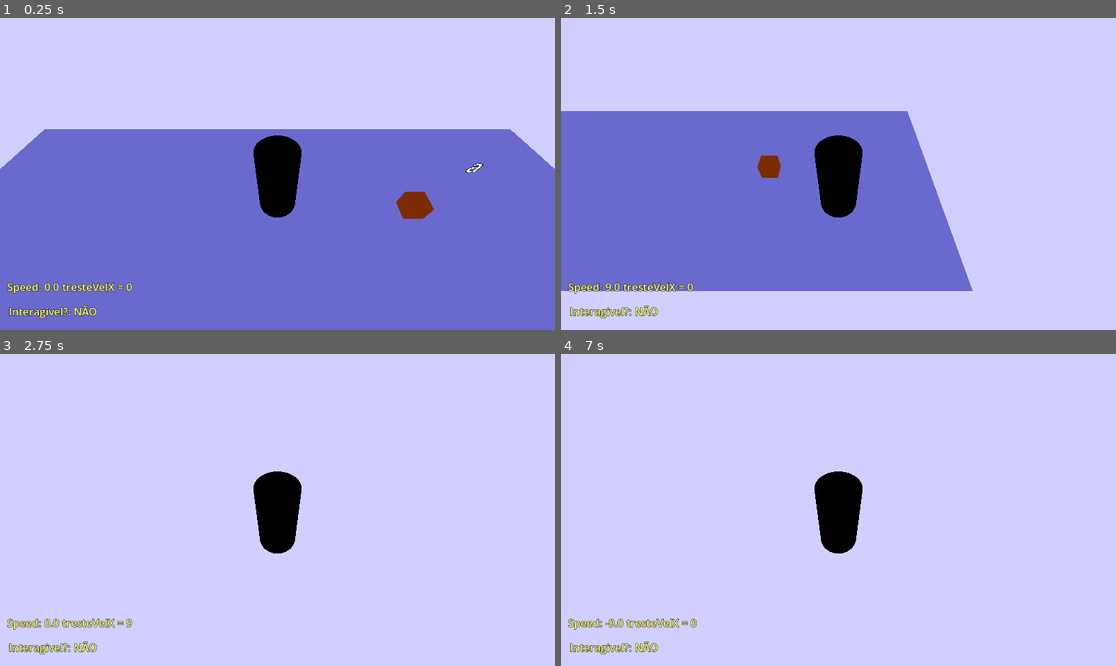
Above: before the commit, frames 1-4 (two rows, left to right).
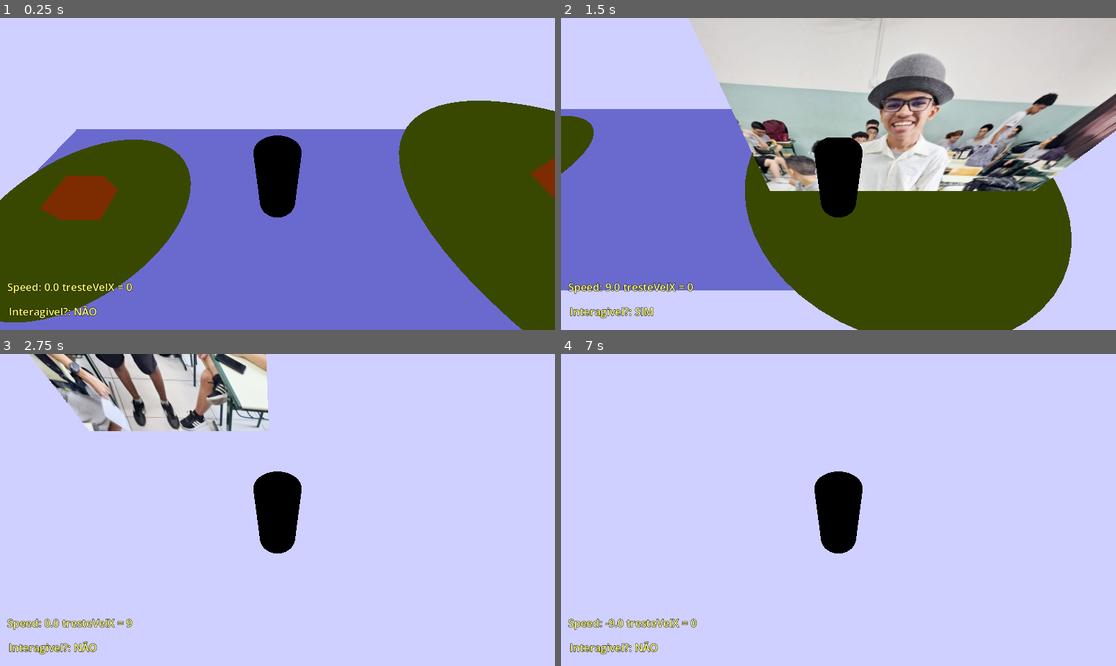
Above: after the commit, the same moments.

Repository: Mingliil/ti-tech-issues
Game: Godot game, scene res://Cenarios/test world.tscn
Same seed, same stepped clock (60 frames per second), same inputs: the game is played once before the commit and once after it. The engine's default icon, where the game draws it, is replaced by a stand-in: a white triangle on a blue panel in a dark square.
Inputs:
- Up to frame 1 (0.25 s): no input
- Up to frame 2 (1.5 s): hold D (direita) 0.53-1.28 s; tap E (Interact) at 0.6, 1.35 s; tap Space (pulo) at 0.77 s; hold S (baixo) from 1.28 s (still down)
- Up to frame 3 (2.75 s): tap Space (pulo) at 1.52 s; release S (baixo) at 2.03 s; hold D (direita) from 2.03 s (still down); hold Shift (Sprint) from 2.03 s (still down); tap E (Interact) at 2.3 s
- Up to frame 4 (7 s): release D (direita) at 2.78 s; release Shift (Sprint) at 2.78 s; hold W (cima) 2.78-3.53 s; tap E (Interact) at 2.85, 3.6, 4.55, 5.1, 5.85, 6.8 s; tap Space (pulo) at 3.02, 3.77, 4.25, 4.52, 5.75, 6.02, 6.77 s; tap Enter at 3.5, 5, 6.5 s; hold A (esquerda) 3.53-5.03 s; tap Shift (Sprint) at 4.35 s; hold S (baixo) 5.03-5.78 s; hold D (direita) 5.78-6.53 s; hold W (cima) from 6.53 s (still down); hold Shift (Sprint) from 6.53 s (still down)

The runs differ from the first frame. In frame 1, 31% of the frame differs, in the area x 0-100%, y 26-100%; in frame 2, 59%, in the area x 0-100%, y 0-100%; in frame 3, 8.8%; in frame 4, less than 0.1%.

Commit message:
aaaaaaaaaaaa

Diff:
--- a/Cenarios/test world.tscn
+++ b/Cenarios/test world.tscn
@@ -38,9 +38,10 @@
 shape = SubResource("BoxShape3D_nynj4")
 
 [node name="Player" parent="." unique_id=1868046579 groups=["Player"] instance=ExtResource("1_sfdph")]
-transform = Transform3D(1, 0, 0, 0, 1, 0, 0, 0, 1, 0, 1.8326708, 0)
+transform = Transform3D(1, 0, 0, 0, 1, 0, 0, 0, 1, -1.3724899, 1.8326708, 0)
 
 [node name="TestNpc" parent="." unique_id=1798192419 instance=ExtResource("2_3vvcd")]
-transform = Transform3D(1, 0, 0, 0, 1, 0, 0, 0, 1, 4, 0.31, 0)
+transform = Transform3D(1.78, 0, 0, 0, 1.78, 0, 0, 0, 1.78, -6.765199, 0.56030035, 0)
 
-[connection signal="interact" from="Player" to="TestNpc" method="_on_player_interact"]
+[node name="TestNpc2" parent="." unique_id=1232378812 instance=ExtResource("2_3vvcd")]
+transform = Transform3D(3.1683996, 0, 0, 0, 3.1683996, 0, 0, 0, 3.1683996, 7.302338, 0.969432, 0)
--- a/Codigos/interacttest.gd
+++ b/Codigos/interacttest.gd
@@ -1,21 +1,27 @@
 extends Node3D
-
+var Player
 var TextoInte
+var IntArea
 # Called when the node enters the scene tree for the first time.
 func _ready() -> void:
 	TextoInte = get_node("Label3D")
-
-	pass # Replace with function body.
+	IntArea = get_node("Area de interação")
+	IntArea.area_entered.connect(_on_area_3d_area_entered)
+	IntArea.area_exited.connect(_on_area_3d_area_exited)
 
 # Called every frame. 'delta' is the elapsed time since the previous frame.
 func _process(delta: float) -> void:
-
 	pass
 
 
 func _on_area_3d_area_entered(area: Area3D) -> void:
 	TextoInte.text = "aperte E para interagir"
+	print("foi")
 	add_to_group("Player")
+	Player = get_tree().get_first_node_in_group("Player")
+	print(Player)
+	if not Player.interact.connect(_on_player_interact):
+		Player.interact.connect(_on_player_interact)
 
 func _on_area_3d_area_exited(area: Area3D) -> void:
 	remove_from_group("Player")
@@ -28,5 +34,7 @@
 			var afonso = get_node("AFONSO")
 			if afonso.visible == false:
 				afonso.visible = true
+				var chat = ResourceLoader.load("res://GUIandHUDS/chat_gui.tscn")
+				add_child(chat)
 			else:
 				afonso.visible = false
--- a/Entidades/NPCTest.tscn
+++ b/Entidades/NPCTest.tscn
@@ -2,6 +2,7 @@
 
 [ext_resource type="Script" uid="uid://cra8h5yh33t8e" path="res://Codigos/interacttest.gd" id="1_badqx"]
 [ext_resource type="Texture2D" uid="uid://csuayriuriygd" path="res://afonso.jpeg" id="2_uwuph"]
+[ext_resource type="PackedScene" uid="uid://du0prqdytllax" path="res://Ferramentas e mais/area_de_interação.tscn" id="3_ir2xh"]
 
 [sub_resource type="StandardMaterial3D" id="StandardMaterial3D_v08gn"]
 vertex_color_use_as_albedo = true
@@ -26,14 +27,8 @@
 transform = Transform3D(1.01, 0, 0, 0, 1.01, 0, 0, 0, 1.01, 0, 0, 0)
 shape = SubResource("BoxShape3D_badqx")
 
-[node name="Area3D" type="Area3D" parent="." unique_id=603486980]
-
-[node name="CollisionShape3D" type="CollisionShape3D" parent="Area3D" unique_id=73869082]
-transform = Transform3D(1, 0, 0, 0, 1, 0, 0, 0, 1, 0, 0.21, 0)
-shape = SubResource("BoxShape3D_badqx")
-
 [node name="Label3D" type="Label3D" parent="." unique_id=1713954065]
-transform = Transform3D(0.9999997, 0, 0, 0, 0.9999997, 0, 0, 0, 0.9999997, 0.0010089593, 2.1407003, 0.328879)
+transform = Transform3D(0.9999997, 0, 0, 0, 0.9999997, 0, 0, 0, 0.9999997, 0.0010089593, 2.3301907, 0.328879)
 layers = 4
 text = "a"
 font_size = 90
@@ -43,5 +38,5 @@
 visible = false
 texture = ExtResource("2_uwuph")
 
-[connection signal="area_entered" from="Area3D" to="." method="_on_area_3d_area_entered"]
-[connection signal="area_exited" from="Area3D" to="." method="_on_area_3d_area_exited"]
+[node name="Area de interação" parent="." unique_id=1977210726 instance=ExtResource("3_ir2xh")]
+transform = Transform3D(3.12, 0, 0, 0, 3.12, 0, 0, 0, 3.12, 0, 0, 0)
--- /dev/null
+++ b/Ferramentas e mais/area_de_interação.tscn
@@ -0,0 +1,24 @@
+[gd_scene format=3 uid="uid://du0prqdytllax"]
+
+[ext_resource type="Script" uid="uid://cq7m608oidr2j" path="res://InteractArea.gd" id="1_ad8rm"]
+
+[sub_resource type="CylinderShape3D" id="CylinderShape3D_ct782"]
+height = 0.29492188
+radius = 0.4868164
+
+[sub_resource type="CylinderMesh" id="CylinderMesh_ad8rm"]
+
+[sub_resource type="StandardMaterial3D" id="StandardMaterial3D_ct782"]
+albedo_color = Color(0.31915188, 0.38560978, 0, 1)
+
+[node name="Area3D" type="Area3D" unique_id=7940264]
+script = ExtResource("1_ad8rm")
+
+[node name="CollisionShape3D" type="CollisionShape3D" parent="." unique_id=670889022]
+transform = Transform3D(1, 0, 0, 0, 1, 0, 0, 0, 1, 0, 0.14257813, 0)
+shape = SubResource("CylinderShape3D_ct782")
+
+[node name="MeshInstance3D" type="MeshInstance3D" parent="." unique_id=1086786363]
+transform = Transform3D(1, 0, 0, 0, 0.0009037525, 0, 0, 0, 1, 0, -0.030852258, 0)
+mesh = SubResource("CylinderMesh_ad8rm")
+surface_material_override/0 = SubResource("StandardMaterial3D_ct782")
--- /dev/null
+++ b/InteractArea.gd
@@ -0,0 +1,7 @@
+extends Node3D
+# Called when the node enters the scene tree for the first time.
+func _ready() -> void:
+	pass # Replace with function body.
+# Called every frame. 'delta' is the elapsed time since the previous frame.
+func _process(delta: float) -> void:
+	pass
Not shown, added: InteractArea.gd.uid
